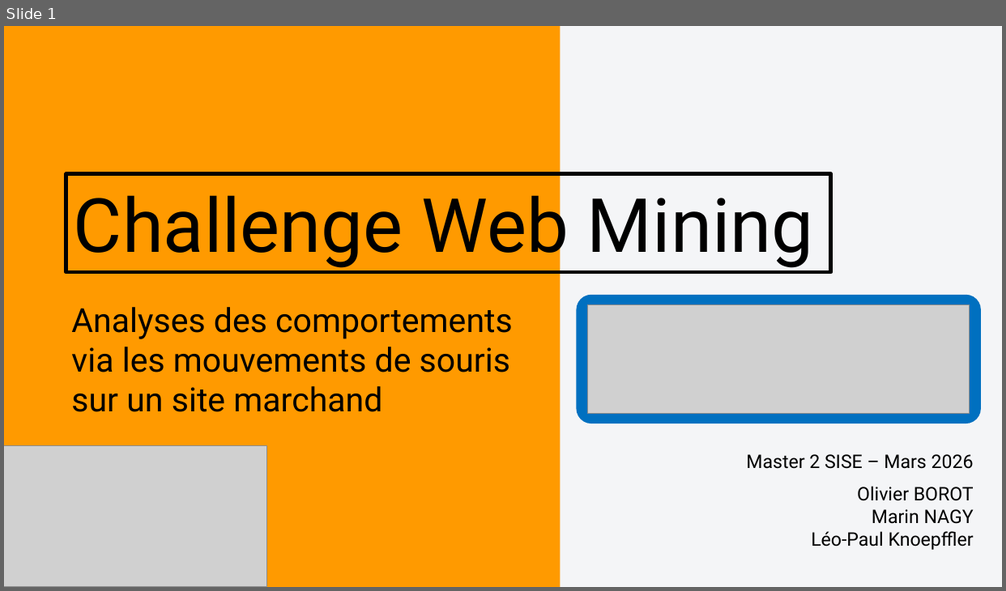
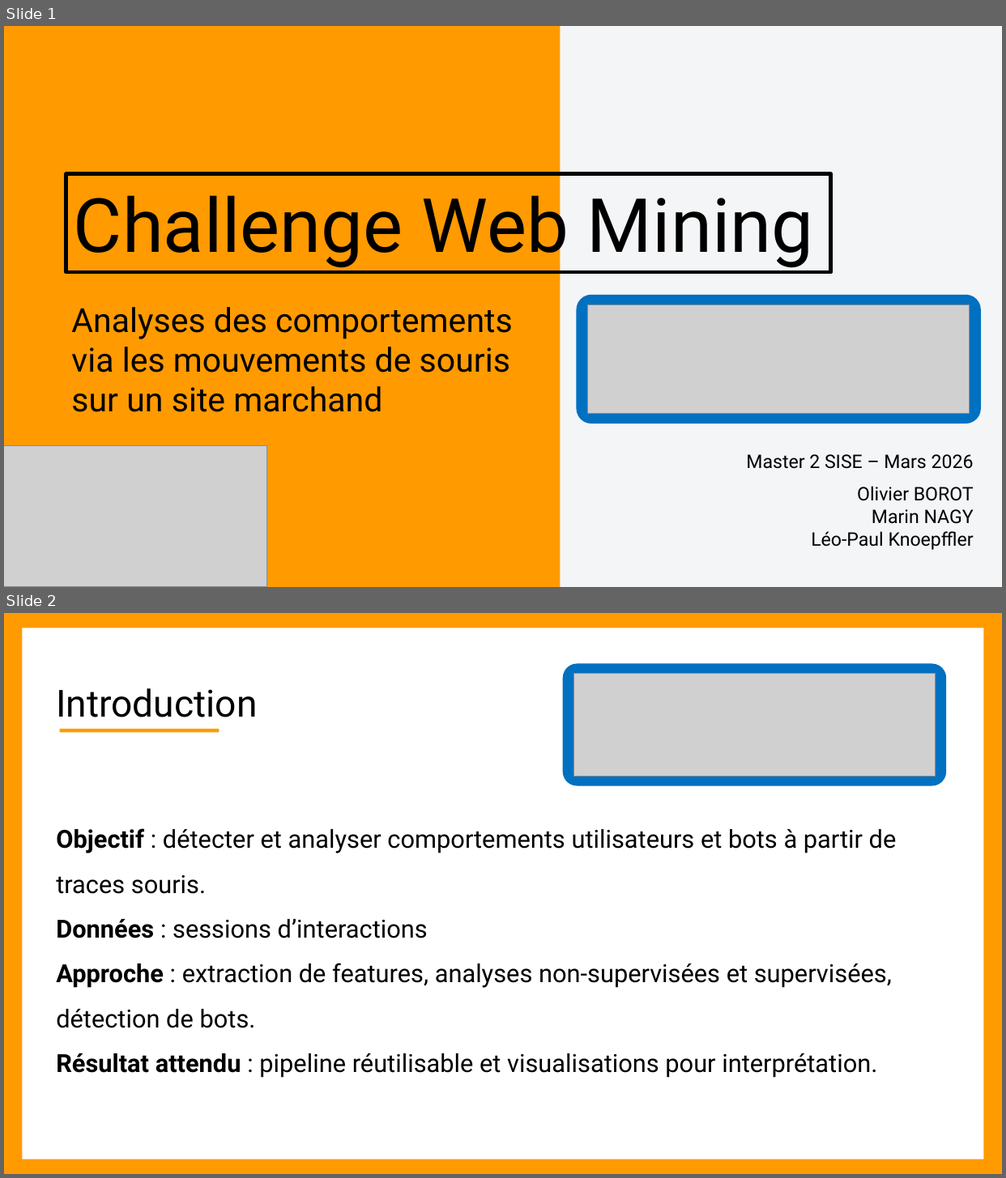
Before and after one commit to OlivierBOROT/SISE-Challenge-WebMining, a slide deck: Présentation_orale.pptx. Shown one above the other, each under a label of ours: slide 1 before the commit, slides 1 and 2 after it. The pictures are 1006x591 and 1006x1178 pixels, drawn with LibreOffice and Linux fonts; fonts in the diff are those of the drawing; grey boxes stand for pictures. Boxes give left, top, right and bottom in pixels: in the first picture for what was removed or moved away, otherwise in the second. Text is boxed around its words. In the diff, an @@ line names an element or a change of style, - is before the commit and + after.

```diff
--- a/Présentation_orale.pptx
+++ b/Présentation_orale.pptx
@@ slide 2 added at bbox=[4, 613, 1002, 1174], background #F4F5F7 @@
@@ rectangle added at bbox=[4, 613, 1002, 1174], fill #FF9A00 @@
@@ rectangle added at bbox=[22, 628, 984, 1160], fill #FFFFFF @@
@@ rounded rectangle added at bbox=[562, 664, 946, 786], fill #0070C0 @@
@@ picture added at bbox=[573, 673, 936, 776] @@
@@ text added at bbox=[56, 688, 257, 717], 36 pt, text #000000 @@
+Introduction
@@ rectangle added at bbox=[59, 729, 219, 733], fill #FF9A00 @@
@@ text added at bbox=[56, 828, 897, 1078], 24 pt, text #000000 @@
+Objectif : détecter et analyser comportements utilisateurs et bots à partir de traces souris.
+Données : sessions d’interactions
+Approche : extraction de features, analyses non-supervisées et supervisées, détection de bots.
+Résultat attendu : pipeline réutilisable et visualisations pour interprétation.
```
Also in this commit, not shown: 10 other slides added, 6 slides removed.
